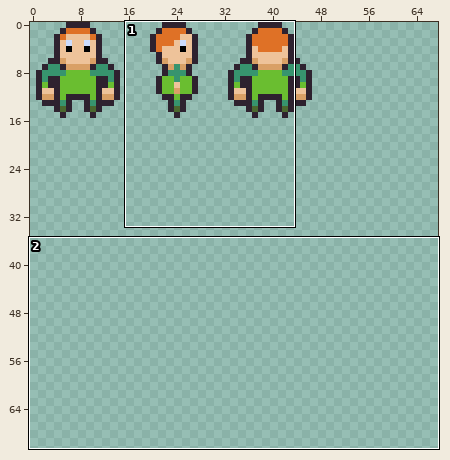
Pixel-art file, stored at Data/Tiles/CharactersSheet.aseprite. The first picture is a wide view before the edit; the outline marks the close-up.
Close-up. Earlier state:
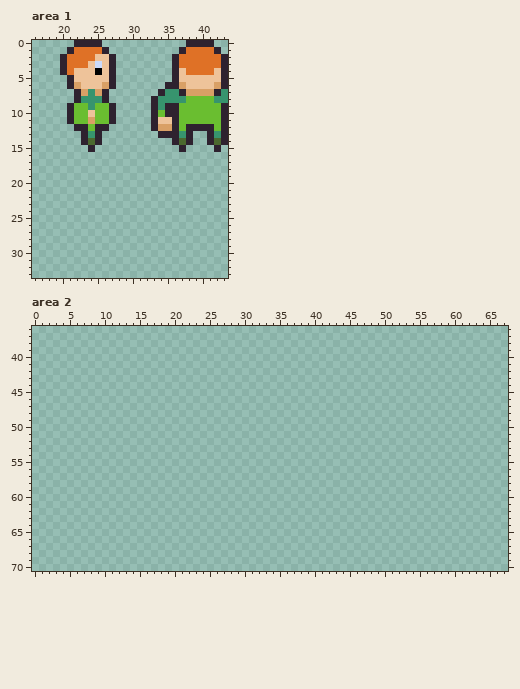
128x128 pixels, 1 frame. Shown: area 1: x 16..43, y 0..33; area 2: x 0..67, y 36..70. The wide view leaves out empty margins.
Once edited:
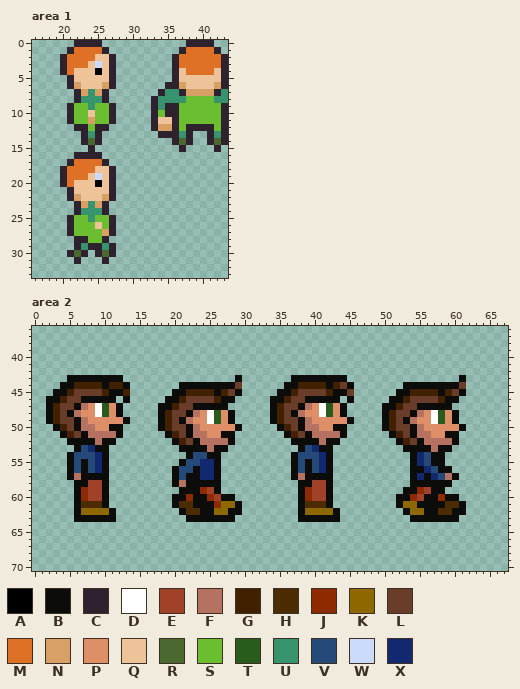
Palette (. is transparent): A #000000  B #0c0c0b  C #2e222f  D #ffffff  E #9f4228  F #b67261  G #412000  H #4b2c00  J #8d2a00  K #8d6700  L #6a3d2a  M #df7126  N #d9a066  P #df8f68  Q #eec39a  R #4b692f  S #6abe30  T #295c1c  U #37946e  V #254a79  W #cbdbfc  X #12296f
Commit message: Added light mask and new character sheet
Changes in this commit:
Changed rows in their new state; - is an unchanged pixel.
Area 1:
first column x 20:
16 --CCCC--
17 -CMMMMC-
18 CMMMMQQC
19 CMMMQWQC
20 CMQQQAQC
21 -CQQQQQC
22 -CNQQQNC
23 --CNUNC-
24 --CUUUC-
25 -CSSUSSC
26 -CSSSQSC
27 -CSSSSNC
28 --CCSSC-
29 --CUCCUC
30 -CRC-CRC
31 --C---C-
Area 2:
first column x 2:
43 ---BBBBBBBB----------------B-------BBBBBBBB----------------B
44 --BBGGGGBGGB-------BBBBBBBBL------BBGGGGBGLB-------BBBBBBBBL
45 -BBGLLLLGBBG------BBGGGGBGLB-----BBGLLLLGBBL------BBGGGGBGLB
46 BBGLLBBBBB-B-----BBGLLLLGBB-----BBGLLBBBBB-B-----BBGLLLLGBB-
47 BGLLBFPDTPB-----BBGLLBBBBB------BGLLBFPDTPB-----BBGLLBBBBB--
48 BGLBFPPDTPB-----BGLLBFPDTPB-----BGLBFPPDTPB-----BGLLBFPDTPB-
49 BGLLBFPPPPPB----BGLBFPPDTPB-----BGLLBFPPPPPB----BGLBFPPDTPB-
50 -BGLBFFPPBB-----BGLLBFPPPPPB-----BGLBFFPPBB-----BGLLBFPPPPPB
51 --BGLBFFFFB------BGLBFFPPBB-------BGLBFFFFB------BGLBFFPPBB-
52 ---BBBBFBB--------BGLBFFFFB--------BBBBFBB--------BGLBFFFFB-
53 ----BVXBB----------BBBBFBB----------BVXBB----------BBBBFBB--
54 ---BVVVXB-----------BVVBB----------BVVVXB-----------BXVBB---
55 ---BVBVXB----------BVVXXB----------BVBVXB-----------BXVBB---
56 ---BVBVXB---------BVVBXXB----------BVBVXB-----------BBXVBB--
57 ---BFBBBB---------BVBBXXB----------BFBBBB-----------BXBXVFB-
58 ----BBEEB---------BFBBBBB-----------BBEEB-----------BBBBBB--
59 ----BJEEB----------BBBJEB-----------BJEEB----------BBJEBB---
60 ----BJEEB---------BBJBBJEBB---------BJEEB---------BBJEBBJBB-
61 ----BHHHB---------BHHBBBJKKB--------BHHHB---------BKKBBBBHHB
62 ----BKKKKB---------BHHBBKKBB--------BKKKKB---------BKKBBHHBB
63 ----BBBBBB----------BBBBBBB---------BBBBBB----------BBBBBBB-
